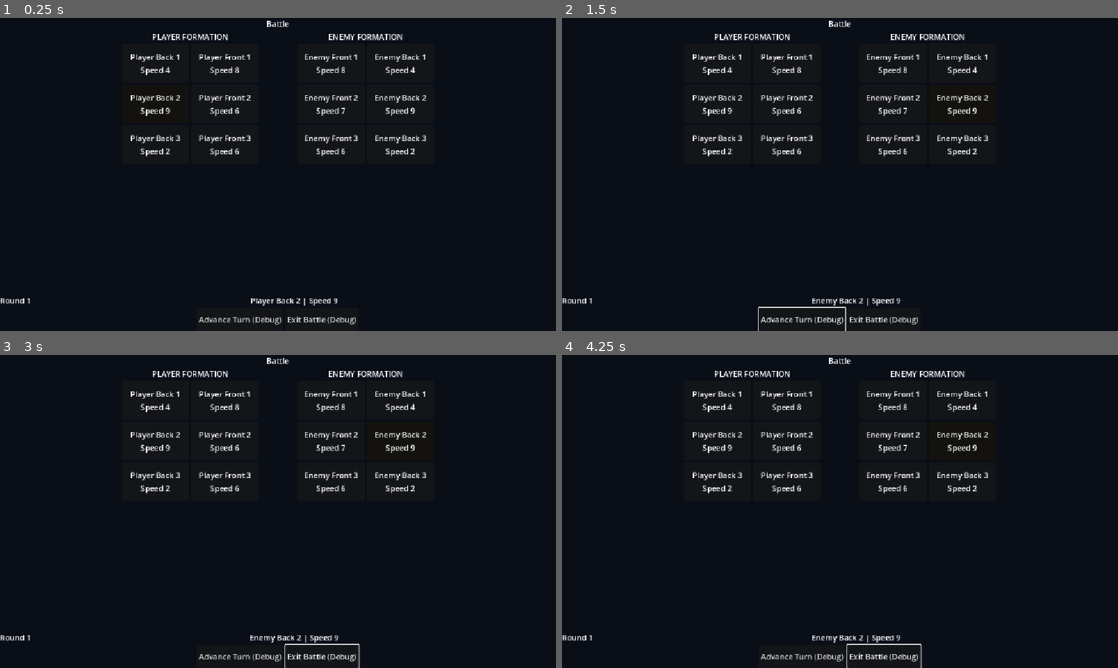
Above: before the commit, frames 1-4 (two rows, left to right).
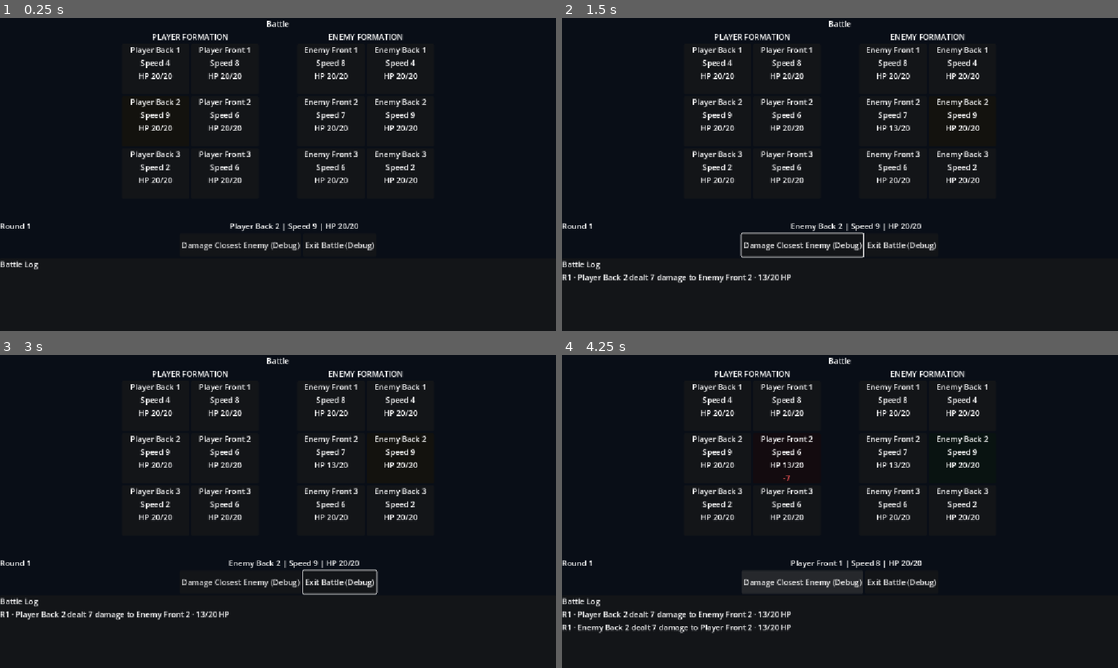
Above: after the commit, the same moments.

Repository: Poostaq/two-dimensional-experiment
Game: Godot game, scene res://Scenes/battle_arena.tscn
Two runs of this game, one before a commit and one after it. Both use one fixed random seed, a clock stepped at 60 frames per second and the inputs below. This scene is started directly instead of the project's main scene.
Inputs (mouse positions are in pixels of both pictures, inside the frame that each line leads up to):
- Up to frame 1 (0.25 s): no input
- Up to frame 2 (1.5 s): click "Advance Turn (Debug)" (after the commit: "Damage Closest Enemy (Debug)") at 0.5 s; move the mouse to (962, 158) at 1.27 s; hold Right from 1.28 s (still down); tap Tab at 1.35 s; click (962, 158) at 1.42 s
- Up to frame 3 (3 s): move the mouse to (166, 527) at 2.02 s; release Right at 2.03 s; hold Down 2.03-2.78 s; tap Backspace at 2.1 s; click (166, 527) at 2.17 s; move the mouse to (333, 442) at 2.77 s; hold Right from 2.78 s (still down); tap Shift at 2.85 s; click (333, 442) at 2.92 s
- Up to frame 4 (4.25 s): move the mouse to (812, 574) at 3.52 s; release Right at 3.53 s; hold Up from 3.53 s (still down); tap Ctrl at 3.6 s; click (812, 574) at 3.67 s

The runs differ from the first frame. In frame 1, 6.2% of the frame differs, in the area x 0-77%, y 9-98%; in frame 2, 7.2%; in frame 3, 7.1%; in frame 4, 8.6%, in the area x 0-77%, y 9-100%.

Commit message:
feat: add AC2.3 damage battle UI and log

Diff:
--- a/Scenes/battle_arena.tscn
+++ b/Scenes/battle_arena.tscn
@@ -7,6 +7,8 @@
 anchors_preset = 15
 anchor_right = 1.0
 anchor_bottom = 1.0
+grow_horizontal = 2
+grow_vertical = 2
 script = ExtResource("1_j6q3v")
 
 [node name="Background" type="ColorRect" parent="." unique_id=16721012]
@@ -69,6 +71,16 @@
 text = "Speed —"
 horizontal_alignment = 1
 
+[node name="HealthLabel" type="Label" parent="Margin/VBox/Formations/PlayerSide/PlayerFormation/Slot3/UnitInfo" unique_id=1890354288]
+layout_mode = 2
+text = "HP 20/20"
+horizontal_alignment = 1
+
+[node name="DamageFeedbackLabel" type="Label" parent="Margin/VBox/Formations/PlayerSide/PlayerFormation/Slot3/UnitInfo" unique_id=1728167827]
+modulate = Color(1, 0.35, 0.35, 1)
+layout_mode = 2
+horizontal_alignment = 1
+
 [node name="Slot0" type="PanelContainer" parent="Margin/VBox/Formations/PlayerSide/PlayerFormation" unique_id=1036836558]
 custom_minimum_size = Vector2(140, 80)
 layout_mode = 2
@@ -90,6 +102,16 @@
 text = "Speed —"
 horizontal_alignment = 1
 
+[node name="HealthLabel" type="Label" parent="Margin/VBox/Formations/PlayerSide/PlayerFormation/Slot0/UnitInfo" unique_id=1593389282]
+layout_mode = 2
+text = "HP 20/20"
+horizontal_alignment = 1
+
+[node name="DamageFeedbackLabel" type="Label" parent="Margin/VBox/Formations/PlayerSide/PlayerFormation/Slot0/UnitInfo" unique_id=534229818]
+modulate = Color(1, 0.35, 0.35, 1)
+layout_mode = 2
+horizontal_alignment = 1
+
 [node name="Slot4" type="PanelContainer" parent="Margin/VBox/Formations/PlayerSide/PlayerFormation" unique_id=1322027728]
 custom_minimum_size = Vector2(140, 80)
 layout_mode = 2
@@ -111,6 +133,16 @@
 text = "Speed —"
 horizontal_alignment = 1
 
+[node name="HealthLabel" type="Label" parent="Margin/VBox/Formations/PlayerSide/PlayerFormation/Slot4/UnitInfo" unique_id=504795311]
+layout_mode = 2
+text = "HP 20/20"
+horizontal_alignment = 1
+
+[node name="DamageFeedbackLabel" type="Label" parent="Margin/VBox/Formations/PlayerSide/PlayerFormation/Slot4/UnitInfo" unique_id=1448653195]
+modulate = Color(1, 0.35, 0.35, 1)
+layout_mode = 2
+horizontal_alignment = 1
+
 [node name="Slot1" type="PanelContainer" parent="Margin/VBox/Formations/PlayerSide/PlayerFormation" unique_id=1949479684]
 custom_minimum_size = Vector2(140, 80)
 layout_mode = 2
@@ -132,6 +164,16 @@
 text = "Speed —"
 horizontal_alignment = 1
 
+[node name="HealthLabel" type="Label" parent="Margin/VBox/Formations/PlayerSide/PlayerFormation/Slot1/UnitInfo" unique_id=171660716]
+layout_mode = 2
+text = "HP 20/20"
+horizontal_alignment = 1
+
+[node name="DamageFeedbackLabel" type="Label" parent="Margin/VBox/Formations/PlayerSide/PlayerFormation/Slot1/UnitInfo" unique_id=2092747014]
+modulate = Color(1, 0.35, 0.35, 1)
+layout_mode = 2
+horizontal_alignment = 1
+
 [node name="Slot5" type="PanelContainer" parent="Margin/VBox/Formations/PlayerSide/PlayerFormation" unique_id=1715924655]
 custom_minimum_size = Vector2(140, 80)
 layout_mode = 2
@@ -153,6 +195,16 @@
 text = "Speed —"
 horizontal_alignment = 1
 
+[node name="HealthLabel" type="Label" parent="Margin/VBox/Formations/PlayerSide/PlayerFormation/Slot5/UnitInfo" unique_id=253754040]
+layout_mode = 2
+text = "HP 20/20"
+horizontal_alignment = 1
+
+[node name="DamageFeedbackLabel" type="Label" parent="Margin/VBox/Formations/PlayerSide/PlayerFormation/Slot5/UnitInfo" unique_id=33617487]
+modulate = Color(1, 0.35, 0.35, 1)
+layout_mode = 2
+horizontal_alignment = 1
+
 [node name="Slot2" type="PanelContainer" parent="Margin/VBox/Formations/PlayerSide/PlayerFormation" unique_id=1507983800]
 custom_minimum_size = Vector2(140, 80)
 layout_mode = 2
@@ -172,6 +224,16 @@
 [node name="SpeedLabel" type="Label" parent="Margin/VBox/Formations/PlayerSide/PlayerFormation/Slot2/UnitInfo" unique_id=162289544]
 layout_mode = 2
 text = "Speed —"
+horizontal_alignment = 1
+
+[node name="HealthLabel" type="Label" parent="Margin/VBox/Formations/PlayerSide/PlayerFormation/Slot2/UnitInfo" unique_id=449514963]
+layout_mode = 2
+text = "HP 20/20"
+horizontal_alignment = 1
+
+[node name="DamageFeedbackLabel" type="Label" parent="Margin/VBox/Formations/PlayerSide/PlayerFormation/Slot2/UnitInfo" unique_id=465003279]
+modulate = Color(1, 0.35, 0.35, 1)
+layout_mode = 2
 horizontal_alignment = 1
 
 [node name="CenterDivider" type="VSeparator" parent="Margin/VBox/Formations" unique_id=869679255]
@@ -212,6 +274,16 @@
 text = "Speed —"
 horizontal_alignment = 1
 
+[node name="HealthLabel" type="Label" parent="Margin/VBox/Formations/EnemySide/EnemyFormation/Slot0/UnitInfo" unique_id=290702569]
+layout_mode = 2
+text = "HP 20/20"
+horizontal_alignment = 1
+
+[node name="DamageFeedbackLabel" type="Label" parent="Margin/VBox/Formations/EnemySide/EnemyFormation/Slot0/UnitInfo" unique_id=760743158]
+modulate = Color(1, 0.35, 0.35, 1)
+layout_mode = 2
+horizontal_alignment = 1
+
 [node name="Slot3" type="PanelContainer" parent="Margin/VBox/Formations/EnemySide/EnemyFormation" unique_id=1444131745]
 custom_minimum_size = Vector2(140, 80)
 layout_mode = 2
@@ -233,6 +305,16 @@
 text = "Speed —"
 horizontal_alignment = 1
 
+[node name="HealthLabel" type="Label" parent="Margin/VBox/Formations/EnemySide/EnemyFormation/Slot3/UnitInfo" unique_id=509962586]
+layout_mode = 2
+text = "HP 20/20"
+horizontal_alignment = 1
+
+[node name="DamageFeedbackLabel" type="Label" parent="Margin/VBox/Formations/EnemySide/EnemyFormation/Slot3/UnitInfo" unique_id=659585809]
+modulate = Color(1, 0.35, 0.35, 1)
+layout_mode = 2
+horizontal_alignment = 1
+
 [node name="Slot1" type="PanelContainer" parent="Margin/VBox/Formations/EnemySide/EnemyFormation" unique_id=1388062701]
 custom_minimum_size = Vector2(140, 80)
 layout_mode = 2
@@ -254,6 +336,16 @@
 text = "Speed —"
 horizontal_alignment = 1
 
+[node name="HealthLabel" type="Label" parent="Margin/VBox/Formations/EnemySide/EnemyFormation/Slot1/UnitInfo" unique_id=2111810432]
+layout_mode = 2
+text = "HP 20/20"
+horizontal_alignment = 1
+
+[node name="DamageFeedbackLabel" type="Label" parent="Margin/VBox/Formations/EnemySide/EnemyFormation/Slot1/UnitInfo" unique_id=221493159]
+modulate = Color(1, 0.35, 0.35, 1)
+layout_mode = 2
+horizontal_alignment = 1
+
 [node name="Slot4" type="PanelContainer" parent="Margin/VBox/Formations/EnemySide/EnemyFormation" unique_id=1898023519]
 custom_minimum_size = Vector2(140, 80)
 layout_mode = 2
@@ -275,6 +367,16 @@
 text = "Speed —"
 horizontal_alignment = 1
 
+[node name="HealthLabel" type="Label" parent="Margin/VBox/Formations/EnemySide/EnemyFormation/Slot4/UnitInfo" unique_id=329295215]
+layout_mode = 2
+text = "HP 20/20"
+horizontal_alignment = 1
+
+[node name="DamageFeedbackLabel" type="Label" parent="Margin/VBox/Formations/EnemySide/EnemyFormation/Slot4/UnitInfo" unique_id=1116559830]
+modulate = Color(1, 0.35, 0.35, 1)
+layout_mode = 2
+horizontal_alignment = 1
+
 [node name="Slot2" type="PanelContainer" parent="Margin/VBox/Formations/EnemySide/EnemyFormation" unique_id=1830338772]
 custom_minimum_size = Vector2(140, 80)
 layout_mode = 2
@@ -296,6 +398,16 @@
 text = "Speed —"
 horizontal_alignment = 1
 
+[node name="HealthLabel" type="Label" parent="Margin/VBox/Formations/EnemySide/EnemyFormation/Slot2/UnitInfo" unique_id=1051852427]
+layout_mode = 2
+text = "HP 20/20"
+horizontal_alignment = 1
+
+[node name="DamageFeedbackLabel" type="Label" parent="Margin/VBox/Formations/EnemySide/EnemyFormation/Slot2/UnitInfo" unique_id=280580102]
+modulate = Color(1, 0.35, 0.35, 1)
+layout_mode = 2
+horizontal_alignment = 1
+
 [node name="Slot5" type="PanelContainer" parent="Margin/VBox/Formations/EnemySide/EnemyFormation" unique_id=1678816950]
 custom_minimum_size = Vector2(140, 80)
 layout_mode = 2
@@ -315,6 +427,16 @@
 [node name="SpeedLabel" type="Label" parent="Margin/VBox/Formations/EnemySide/EnemyFormation/Slot5/UnitInfo" unique_id=2136572351]
 layout_mode = 2
 text = "Speed —"
+horizontal_alignment = 1
+
+[node name="HealthLabel" type="Label" parent="Margin/VBox/Formations/EnemySide/EnemyFormation/Slot5/UnitInfo" unique_id=1684465999]
+layout_mode = 2
+text = "HP 20/20"
+horizontal_alignment = 1
+
+[node name="DamageFeedbackLabel" type="Label" parent="Margin/VBox/Formations/EnemySide/EnemyFormation/Slot5/UnitInfo" unique_id=1384857299]
+modulate = Color(1, 0.35, 0.35, 1)
+layout_mode = 2
 horizontal_alignment = 1
 
 [node name="TurnStatus" type="HBoxContainer" parent="Margin/VBox" unique_id=891639891]
@@ -341,10 +463,32 @@
 unique_name_in_owner = true
 custom_minimum_size = Vector2(0, 48)
 layout_mode = 2
-text = "Advance Turn (Debug)"
+text = "Damage Closest Enemy (Debug)"
 
 [node name="ExitBattleDebugButton" type="Button" parent="Margin/VBox/DebugControls" unique_id=2055668868]
 unique_name_in_owner = true
 custom_minimum_size = Vector2(0, 48)
 layout_mode = 2
 text = "Exit Battle (Debug)"
+
+[node name="BattleLogPanel" type="PanelContainer" parent="Margin/VBox" unique_id=1042687046]
+custom_minimum_size = Vector2(0, 150)
+layout_mode = 2
+
+[node name="BattleLogVBox" type="VBoxContainer" parent="Margin/VBox/BattleLogPanel" unique_id=358462316]
+layout_mode = 2
+
+[node name="BattleLogTitle" type="Label" parent="Margin/VBox/BattleLogPanel/BattleLogVBox" unique_id=1741101699]
+layout_mode = 2
+text = "Battle Log"
+
+[node name="BattleLogScroll" type="ScrollContainer" parent="Margin/VBox/BattleLogPanel/BattleLogVBox" unique_id=903810453]
+unique_name_in_owner = true
+custom_minimum_size = Vector2(0, 110)
+layout_mode = 2
+horizontal_scroll_mode = 0
+
+[node name="BattleLogEntries" type="VBoxContainer" parent="Margin/VBox/BattleLogPanel/BattleLogVBox/BattleLogScroll" unique_id=1766568312]
+unique_name_in_owner = true
+layout_mode = 2
+size_flags_horizontal = 3
--- a/Scripts/Battle/battle_arena.gd
+++ b/Scripts/Battle/battle_arena.gd
@@ -6,6 +6,9 @@
 const SIDE_SLOT_COUNT := 6
 const NEUTRAL_SLOT_COLOR := Color.WHITE
 const CURRENT_SLOT_COLOR := Color(1.0, 0.82, 0.32, 1.0)
+const ATTACKER_SLOT_COLOR := Color(0.35, 0.9, 0.5, 1.0)
+const RECEIVER_SLOT_COLOR := Color(1.0, 0.35, 0.4, 1.0)
+const FEEDBACK_DURATION_SECONDS := 0.8
 
 @onready var _encounter_type_label: Label = %EncounterTypeLabel
 @onready var _player_formation: GridContainer = %PlayerFormation
@@ -14,6 +17,8 @@
 @onready var _current_unit_label: Label = %CurrentUnitLabel
 @onready var _advance_debug_button: Button = %AdvanceTurnDebugButton
 @onready var _exit_debug_button: Button = %ExitBattleDebugButton
+@onready var _battle_log_scroll: ScrollContainer = %BattleLogScroll
+@onready var _battle_log_entries_container: VBoxContainer = %BattleLogEntries
 
 var encounter_coordinate: Vector2i = Vector2i.ZERO
 var encounter_type: String = ""
@@ -22,6 +27,11 @@
 var _units: Array[BattleUnitState] = []
 var _turn_queue: Array[BattleUnitState] = []
 var _current_turn_index: int = 0
+var _battle_log_entries: Array[BattleLogEntry] = []
+var _hovered_log_index: int = -1
+var _feedback_generation: int = 0
+var _transient_log_entry: BattleLogEntry
+var _action_in_progress: bool = false
 
 
 func _ready() -> void:
@@ -47,6 +57,14 @@
 
 
 func configure_units(units: Array[BattleUnitState]) -> void:
+	_feedback_generation += 1
+	_action_in_progress = false
+	_hovered_log_index = -1
+	_transient_log_entry = null
+	_battle_log_entries.clear()
+	if is_node_ready():
+		_clear_log_controls()
+		_clear_all_damage_feedback()
 	_units = units.duplicate()
 	_turn_queue = BattleTurnQueue.build(_units)
 	_current_turn_index = 0
@@ -63,6 +81,61 @@
 	if _turn_queue.is_empty() or _current_turn_index < 0 or _current_turn_index >= _turn_queue.size():
 		return null
 	return _turn_queue[_current_turn_index]
+
+
+func get_battle_log_entries() -> Array[BattleLogEntry]:
+	return _battle_log_entries.duplicate()
+
+
+func get_unit_by_id(unit_id: StringName) -> BattleUnitState:
+	for unit: BattleUnitState in _units:
+		if is_instance_valid(unit) and unit.unit_id == unit_id:
+			return unit
+	return null
+
+
+func perform_debug_damage() -> void:
+	if _action_in_progress:
+		return
+	var attacker: BattleUnitState = get_current_unit()
+	var receiver: BattleUnitState = BattleTargetSelector.find_closest_enemy(attacker, _units)
+	if not is_instance_valid(attacker) or not is_instance_valid(receiver):
+		_refresh_turn_ui()
+		return
+	_action_in_progress = true
+	var action_round: int = round_number
+	var result: BattleDamageResult = BattleDamageResolver.apply_damage(
+		attacker,
+		receiver,
+		BattleDamageResolver.DEBUG_DAMAGE
+	)
+	if not is_instance_valid(result):
+		_action_in_progress = false
+		_refresh_turn_ui()
+		return
+	var entry := BattleLogEntry.new(
+		_battle_log_entries.size() + 1,
+		action_round,
+		result
+	)
+	_battle_log_entries.append(entry)
+	_append_log_control(entry, _battle_log_entries.size() - 1)
+	_show_resolution_feedback(entry)
+	_advance_after_action(attacker.unit_id)
+	_action_in_progress = false
+	_refresh_turn_ui()
+
+
+func preview_log_entry(entry_index: int) -> void:
+	if entry_index < 0 or entry_index >= _battle_log_entries.size():
+		return
+	_hovered_log_index = entry_index
+	_refresh_highlights()
+
+
+func clear_log_entry_preview() -> void:
+	_hovered_log_index = -1
+	_refresh_highlights()
 
 
 func advance_turn() -> void:
@@ -101,6 +174,25 @@
 	]
 
 
+func _advance_after_action(attacker_id: StringName) -> void:
+	_turn_queue = BattleTurnQueue.build(_units)
+	if _turn_queue.is_empty():
+		_current_turn_index = 0
+		return
+	var attacker_index: int = -1
+	for index: int in _turn_queue.size():
+		if _turn_queue[index].unit_id == attacker_id:
+			attacker_index = index
+			break
+	if attacker_index < 0:
+		_current_turn_index = 0
+		return
+	_current_turn_index = attacker_index + 1
+	if _current_turn_index >= _turn_queue.size():
+		round_number += 1
+		_current_turn_index = 0
+
+
 func _get_control_children(formation: GridContainer) -> Array[Control]:
 	var slots: Array[Control] = []
 	for child: Node in formation.get_children():
@@ -115,6 +207,7 @@
 		slot.set_meta("side", side)
 		slot.set_meta("slot_index", slot_index)
 		slot.set_meta("is_current_unit", false)
+		slot.set_meta("highlight_role", &"neutral")
 
 
 func _refresh_context() -> void:
@@ -131,23 +224,27 @@
 	if not is_instance_valid(current_unit):
 		_current_unit_label.text = "No active units"
 		_advance_debug_button.disabled = true
-		return
-	_current_unit_label.text = "%s | Speed %d" % [current_unit.display_name, current_unit.speed]
-	_advance_debug_button.disabled = false
-	var current_slot := _get_slot_for_unit(current_unit)
-	if is_instance_valid(current_slot):
-		current_slot.self_modulate = CURRENT_SLOT_COLOR
-		current_slot.set_meta("is_current_unit", true)
+		_refresh_highlights()
+		return
+	_current_unit_label.text = "%s | Speed %d | HP %d/%d" % [
+		current_unit.display_name,
+		current_unit.speed,
+		current_unit.current_hp,
+		current_unit.max_hp,
+	]
+	var target := BattleTargetSelector.find_closest_enemy(current_unit, _units)
+	_advance_debug_button.disabled = not is_instance_valid(target) or _action_in_progress
+	_refresh_highlights()
 
 
 func _render_units() -> void:
 	for slot: Control in get_player_slots() + get_enemy_slots():
-		slot.self_modulate = NEUTRAL_SLOT_COLOR
-		slot.set_meta("is_current_unit", false)
 		var name_label := slot.get_node("UnitInfo/UnitNameLabel") as Label
 		var speed_label := slot.get_node("UnitInfo/SpeedLabel") as Label
+		var health_label := slot.get_node("UnitInfo/HealthLabel") as Label
 		name_label.text = "Unoccupied"
 		speed_label.text = "Speed —"
+		health_label.text = "HP —"
 	for unit: BattleUnitState in _units:
 		if not is_instance_valid(unit):
 			continue
@@ -156,8 +253,105 @@
 			continue
 		var name_label := slot.get_node("UnitInfo/UnitNameLabel") as Label
 		var speed_label := slot.get_node("UnitInfo/SpeedLabel") as Label
+		var health_label := slot.get_node("UnitInfo/HealthLabel") as Label
 		name_label.text = unit.display_name
 		speed_label.text = "Speed %d" % unit.speed
+		health_label.text = (
+			"HP %d/%d" % [unit.current_hp, unit.max_hp]
+			if unit.is_active()
+			else "Defeated — HP 0/%d" % unit.max_hp
+		)
+
+
+func _refresh_highlights() -> void:
+	_reset_slot_highlights()
+	if _hovered_log_index >= 0 and _hovered_log_index < _battle_log_entries.size():
+		_apply_entry_feedback(_battle_log_entries[_hovered_log_index])
+		return
+	if is_instance_valid(_transient_log_entry):
+		_apply_entry_feedback(_transient_log_entry)
+		return
+	var current_unit := get_current_unit()
+	var current_slot := _get_slot_for_unit(current_unit)
+	if is_instance_valid(current_slot):
+		current_slot.self_modulate = CURRENT_SLOT_COLOR
+		current_slot.set_meta("is_current_unit", true)
+		current_slot.set_meta("highlight_role", &"current")
+
+
+func _reset_slot_highlights() -> void:
+	for slot: Control in get_player_slots() + get_enemy_slots():
+		slot.self_modulate = NEUTRAL_SLOT_COLOR
+		slot.set_meta("is_current_unit", false)
+		slot.set_meta("highlight_role", &"neutral")
+		var damage_label := slot.get_node("UnitInfo/DamageFeedbackLabel") as Label
+		damage_label.text = ""
+
+
+func _apply_entry_feedback(entry: BattleLogEntry) -> void:
+	var attacker := get_unit_by_id(entry.attacker_id)
+	var receiver := get_unit_by_id(entry.receiver_id)
+	var attacker_slot := _get_slot_for_unit(attacker)
+	var receiver_slot := _get_slot_for_unit(receiver)
+	if is_instance_valid(attacker_slot):
+		attacker_slot.self_modulate = ATTACKER_SLOT_COLOR
+		attacker_slot.set_meta("highlight_role", &"attacker")
+	if is_instance_valid(receiver_slot):
+		receiver_slot.self_modulate = RECEIVER_SLOT_COLOR
+		receiver_slot.set_meta("highlight_role", &"receiver")
+		var damage_label := receiver_slot.get_node("UnitInfo/DamageFeedbackLabel") as Label
+		damage_label.text = "-%d" % entry.applied_damage
+
+
+func _show_resolution_feedback(entry: BattleLogEntry) -> void:
+	_feedback_generation += 1
+	_transient_log_entry = entry
+	var generation: int = _feedback_generation
+	_refresh_highlights()
+	_expire_feedback(generation)
+
+
+func _expire_feedback(generation: int) -> void:
+	await get_tree().create_timer(FEEDBACK_DURATION_SECONDS).timeout
+	if generation != _feedback_generation:
+		return
+	_transient_log_entry = null
+	_refresh_highlights()
+
+
+func _append_log_control(entry: BattleLogEntry, entry_index: int) -> void:
+	var attacker := get_unit_by_id(entry.attacker_id)
+	var receiver := get_unit_by_id(entry.receiver_id)
+	if not is_instance_valid(attacker) or not is_instance_valid(receiver):
+		return
+	var row := Label.new()
+	row.mouse_filter = Control.MOUSE_FILTER_STOP
+	row.autowrap_mode = TextServer.AUTOWRAP_WORD_SMART
+	row.text = "R%d · %s dealt %d damage to %s · %d/%d HP%s" % [
+		entry.round_number,
+		attacker.display_name,
+		entry.applied_damage,
+		receiver.display_name,
+		entry.receiver_hp_after,
+		receiver.max_hp,
+		" · Defeated" if entry.caused_defeat else "",
+	]
+	row.mouse_entered.connect(preview_log_entry.bind(entry_index))
+	row.mouse_exited.connect(clear_log_entry_preview)
+	_battle_log_entries_container.add_child(row)
+	await get_tree().process_frame
+	_battle_log_scroll.scroll_vertical = int(_battle_log_scroll.get_v_scroll_bar().max_value)
+
+
+func _clear_log_controls() -> void:
+	for child: Node in _battle_log_entries_container.get_children():
+		child.queue_free()
+
+
+func _clear_all_damage_feedback() -> void:
+	for slot: Control in get_player_slots() + get_enemy_slots():
+		var damage_label := slot.get_node("UnitInfo/DamageFeedbackLabel") as Label
+		damage_label.text = ""
 
 
 func _get_slot_for_unit(unit: BattleUnitState) -> Control:
@@ -172,7 +366,7 @@
 
 func _on_advance_debug_pressed() -> void:
 	get_viewport().set_input_as_handled()
-	advance_turn()
+	perform_debug_damage()
 
 
 func _on_exit_debug_pressed() -> void:
--- a/Tests/Battle/test_ac2_3_damage_defeat_log.gd
+++ b/Tests/Battle/test_ac2_3_damage_defeat_log.gd
@@ -249,6 +249,7 @@
 	if arena != null and arena.has_method("preview_log_entry"):
 		arena.call("preview_log_entry", 0)
 		arena.call("clear_log_entry_preview")
+	await create_timer(0.9).timeout
 	var current: Variant = arena.call("get_current_unit") if arena != null else null
 	var slot := _slot_for(arena, current)
 	_assert(slot != null and slot.get_meta("highlight_role", &"") == &"current", "hover exit restores current", "expected gold current-unit state")
@@ -279,7 +280,7 @@
 func _target_for_first_fixture(arena: Control) -> Variant:
 	if arena == null or not arena.has_method("get_unit_by_id"):
 		return null
-	return arena.call("get_unit_by_id", &"enemy_4")
+	return arena.call("get_unit_by_id", &"enemy_1")
 
 
 func _feedback_matches(arena: Control, attacker: Variant, receiver: Variant, damage_text: String) -> bool:
